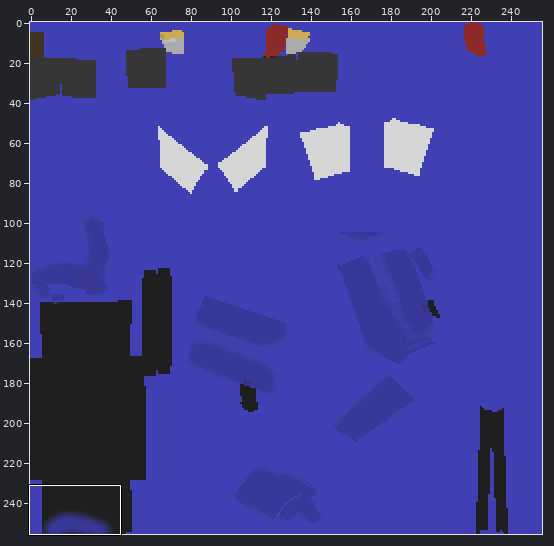
Two states of a sprite sheet, Maya/sourceimages/3dPaintTextures/Jeep2/JeepBodyShape_color.png. The first picture is a wide view before the edit; the outline marks the close-up.
Close-up. The starting point:
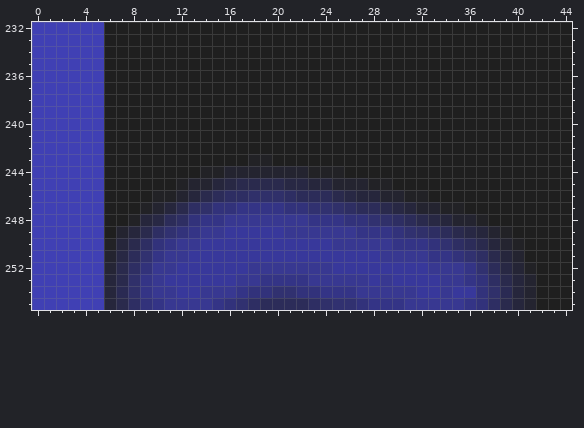
The file is 256x256 pixels. Colours within 5 levels of each other are drawn and written as one. Shown: x 0..44, y 232..255.
Now the later version:
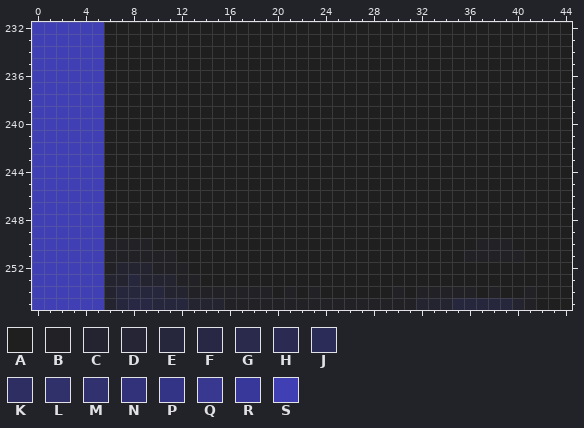
Palette (. is transparent): A #1f1f1f  B #222226  C #242430  D #252536  E #26263c  F #282844  G #2a2a4d  H #2a2a53  J #2c2c59  K #2e2e63  L #30306a  M #313170  N #32327b  P #343486  Q #383891  R #38389b  S #4040b4
What changed:
y 243: x 18..19 BB -> AA
y 244: x 14..25 BBCCCCCCCBBB -> AAAAAAAAAAAA
y 245: x 12..29 BCCEFGGGGFFEECCCBB -> AAAAAAAAAAAAAAAAAA
y 246: x 10..32 BBCEGJKKLLLKJJJGFEECCBB -> AAAAAAAAAAAAAAAAAAAAAAA
y 247: x 9..35 BCEGKLNNPPPPNNMMLKJJGFECCBB -> AAAAAAAAAAAAAAAAAAAAAAAAAAA
y 248: x 8..37 BEFJKNPPQQQQQQQPPPNNMLKJGFECCB -> AAAAAAAAAAAAAAAAAAAAAAAAAAAAAA
y 249: x 7..39 CEGKMNPQQRRRRRQQQQQQPPPNMLKJGFECB -> AAAAAAAAAAAAAAAAAAAAAAAAAAAAAAAAA
y 250: x 7..40 EGKNPQQRRRRRRRRRRRQQQQQPPPNMKJGECB -> BBBAAAAAAAAAAAAAAAAAAAAAAAAAAABBBA
y 251: x 6..40 CFJMPQQRRRRRRRRRRRRRRRRQQQQPPNMKGEC -> BBBBBBAAAAAAAAAAAAAAAAAAAAAAAABBBBB
y 252: x 6..41 DGKNQQRRRRRRQQQQQQQRRRRRRRRQQQPMJFDB -> BCCCBBBAAAAAAAAAAAAAAAAAAAAAAAAAAAAA
y 253: x 6..41 EGLPQRRRRRRQQPPPPQQQQQRQRRRRQQPNKGEC -> CCECCCBBAAAAAAAAAAAAAAAAAAAAAAAAAAAA
y 254: x 6..41 EHLPQQRRQQQPNNMMNNPPPQQQQQRRQRRNLHEC -> CEEEECCBBBBBBBABABAAAAAABABBBBBABAAB
y 255: x 6..41 EGKNPQQQQPNMKJJJJKLMMNPPPQQQQQPNKGEC -> CEFFEEECCCBBBBBBBBBBBBBBBBCCCEEEEECB
Boxes around the changes in both close-ups, in picture pixels (x1, y1, x2, y2):
changed: (104, 154, 536, 310)
